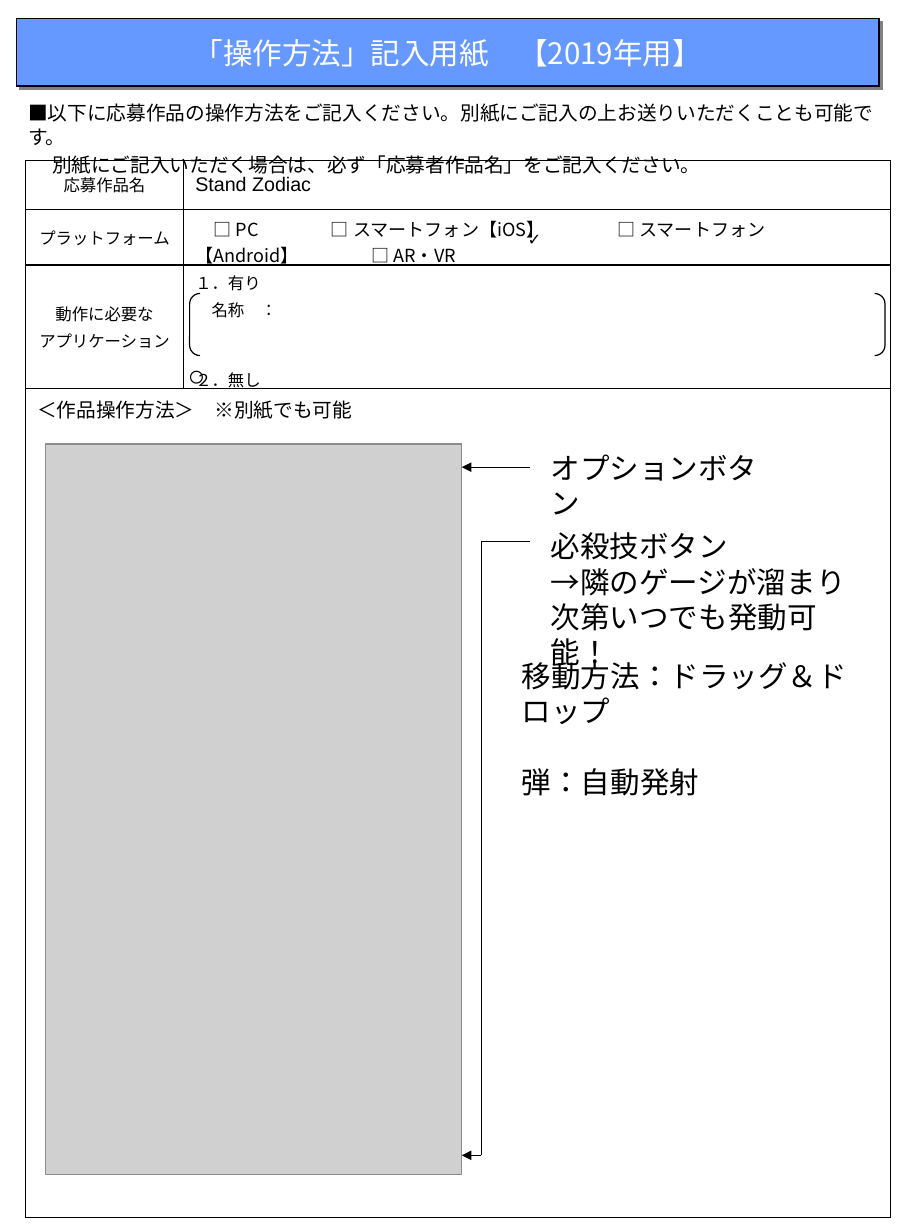
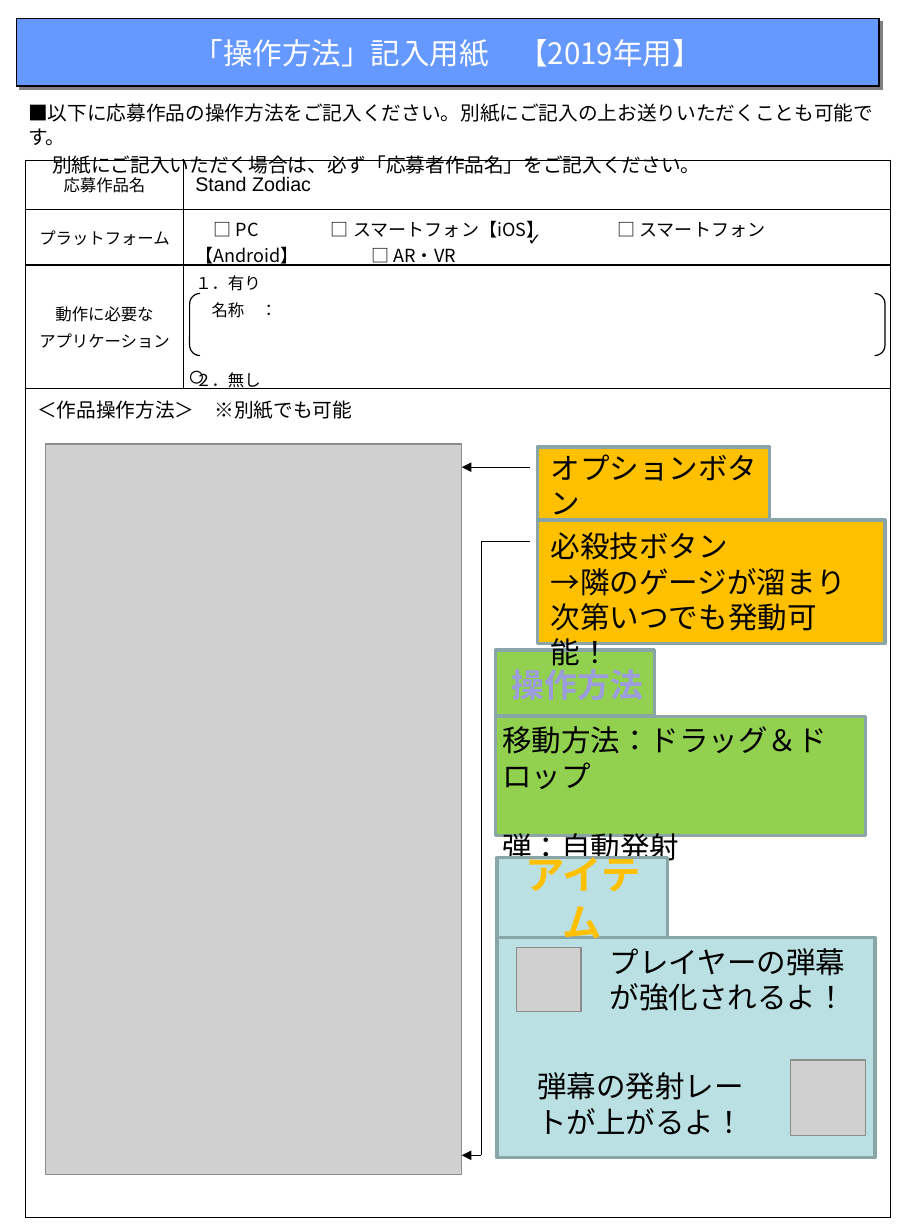
Before and after one commit to SatouTsukasa/StandZodiac, a slide deck: slide 1 of 佐藤司update用/2_操作方法フォーマット2019/2_操作方法フォーマット2019_送付用.pptx. Drawn at 907x1232 pixels with LibreOffice and Linux fonts; fonts in the diff are those of the drawing; grey boxes stand for pictures. Boxes give left, top, right and bottom in pixels: in the first picture for what was removed or moved away, otherwise in the second. Text is boxed around its words. In the diff, an @@ line names an element or a change of style, - is before the commit and + after.

```diff
--- a/佐藤司update用/2_操作方法フォーマット2019/2_操作方法フォーマット2019_送付用.pptx
+++ b/佐藤司update用/2_操作方法フォーマット2019/2_操作方法フォーマット2019_送付用.pptx
@@ rectangle added at <box>537,448,770,521</box>, fill #FFC000, outline #8AA6A8 2 pt @@
@@ rectangle added at <box>537,520,885,644</box>, fill #FFC000, outline #8AA6A8 2 pt @@
@@ rectangle added at <box>496,651,654,717</box>, fill #92D050, outline #8AA6A8 2 pt @@
@@ text added at <box>512,663,643,700</box>, 20 pt, text #9C9CDF, bold @@
+操作方法
@@ text "移動方法：ドラッグ＆ドロップ": place and size @@
-text "移動方法：ドラッグ＆ドロップ" at <box>522,657,847,796</box>
+text "移動方法：ドラッグ＆ドロップ" at <box>502,726,827,866</box>
@@ rectangle added at <box>496,717,866,836</box>, fill #92D050, outline #8AA6A8 2 pt @@
@@ rectangle added at <box>497,857,667,938</box>, fill #BBE0E3, outline #8AA6A8 2 pt, 24 pt, text #FFC000, bold @@
+アイテム
@@ rectangle added at <box>497,938,875,1157</box>, fill #BBE0E3, outline #8AA6A8 2 pt @@
@@ picture added at <box>516,947,581,1012</box> @@
@@ text added at <box>610,948,846,1011</box>, 18 pt, text #000000 @@
+プレイヤーの弾幕が強化されるよ！
@@ text added at <box>537,1072,744,1135</box>, 18 pt, text #000000 @@
+弾幕の発射レートが上がるよ！
@@ picture added at <box>790,1061,866,1136</box> @@
```
Also in this commit, not shown: 8 other files.
